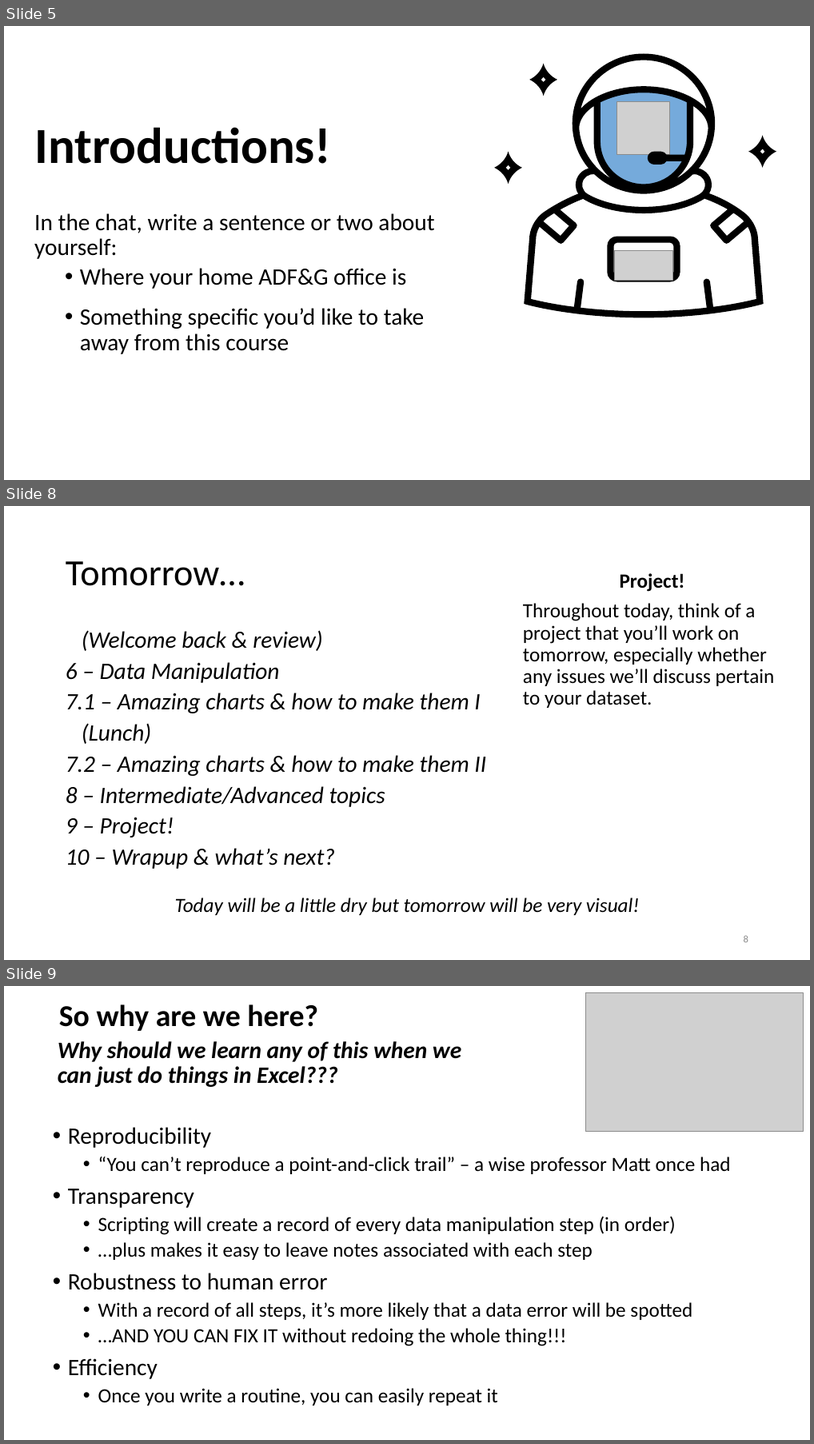
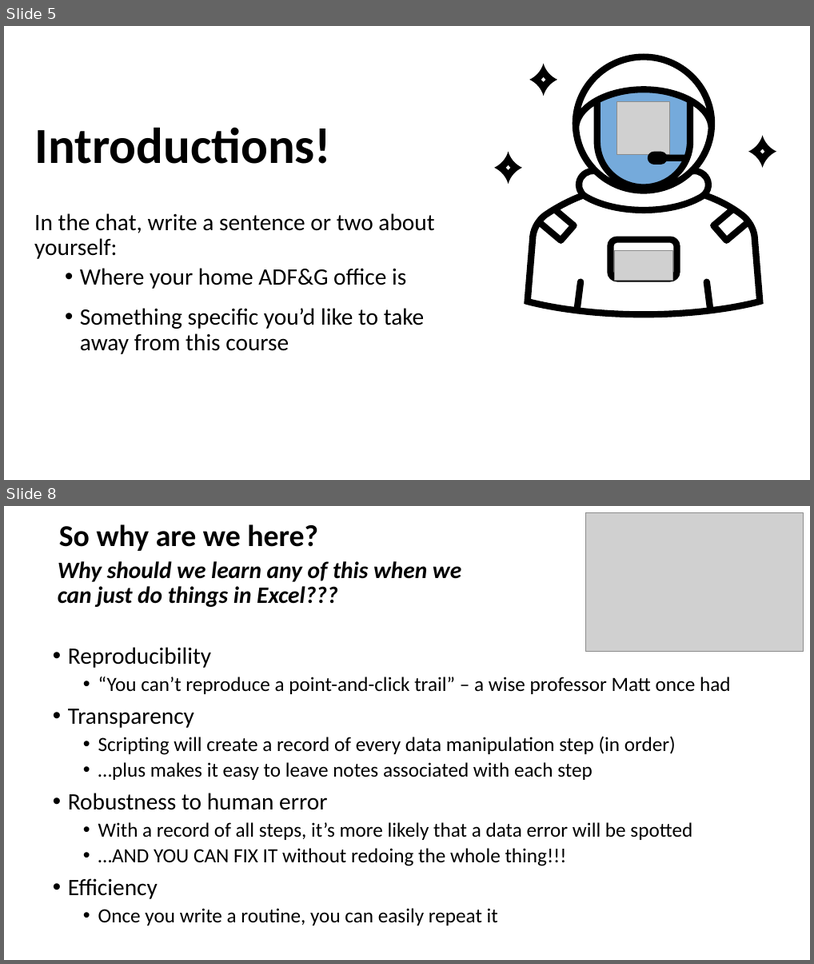
Before and after one commit to ADFG-DSF/ADFG_R_Intro_Workshop_2025, a slide deck: presentations/1 - Welcome and motivation.pptx. Shown one above the other, each under a label of ours: slides 5, 8 and 9 before the commit, slides 5 and 8 after it; the slides between them are not shown. The pictures are 814x1444 and 814x964 pixels, drawn with LibreOffice and Linux fonts; fonts in the diff are those of the drawing; grey boxes stand for pictures. Boxes give left, top, right and bottom in pixels: in the first picture for what was removed or moved away, otherwise in the second. Text is boxed around its words. In the diff, an @@ line names an element or a change of style, - is before the commit and + after.

Commit message:
updates to ppt1 Welcome

```diff
--- a/presentations/1 - Welcome and motivation.pptx
+++ b/presentations/1 - Welcome and motivation.pptx
@@ slide 8 removed at bbox=[4, 506, 810, 960], background #FFFFFF @@
@@ title removed at bbox=[66, 561, 245, 586] @@
-Tomorrow…
@@ text removed at bbox=[523, 573, 775, 708] @@
-Project!
-Throughout today, think of a project that you’ll work on tomorrow, especially whether any issues we’ll discuss pertain to your dataset.
@@ text removed at bbox=[66, 630, 486, 868] @@
-(Welcome back & review)
-6 – Data Manipulation
-7.1 – Amazing charts & how to make them I
-(Lunch)
-7.2 – Amazing charts & how to make them II
-8 – Intermediate/Advanced topics
-9 – Project!
-10 – Wrapup & what’s next?
@@ text removed at bbox=[175, 897, 640, 915] @@
-Today will be a little dry but tomorrow will be very visual!
@@ page number removed at bbox=[744, 935, 749, 942] @@
-8
@@ what was slide 9 is now slide 8 @@
```
Also in this commit, not shown: 3 slides changed, 1 slide added, 1 other slide removed.
